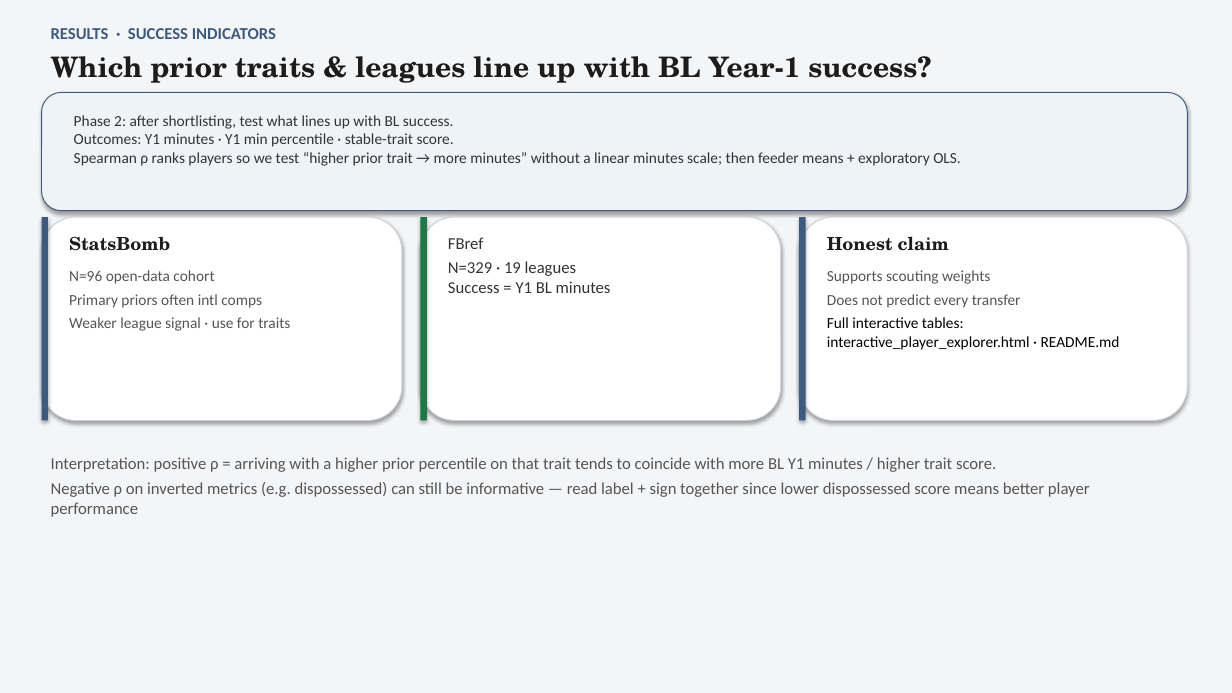
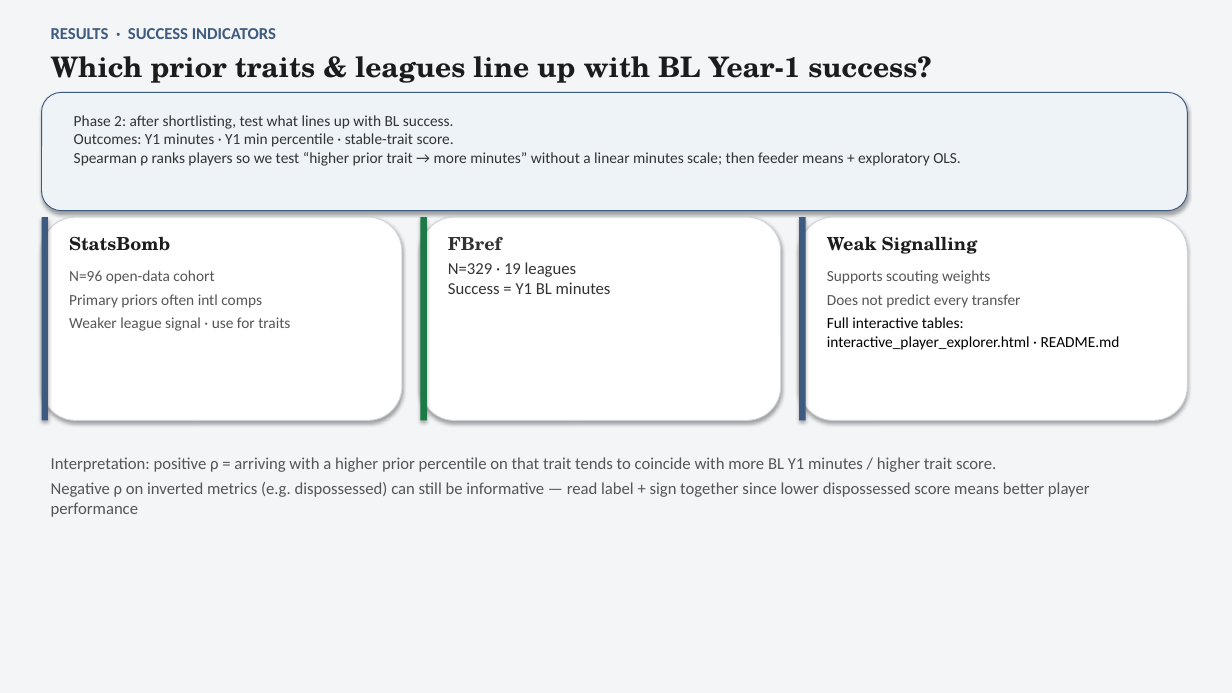
Before and after one commit to colbymorris08/bundesliga-transfer-traits, a slide deck: slide 13 of bundesliga_transfer_traits.pptx. Drawn at 1232x693 pixels with LibreOffice and Linux fonts; fonts in the diff are those of the drawing. Boxes give left, top, right and bottom in pixels: in the first picture for what was removed or moved away, otherwise in the second. Text is boxed around its words. In the diff, an @@ line names an element or a change of style, - is before the commit and + after.

```diff
--- a/bundesliga_transfer_traits.pptx
+++ b/bundesliga_transfer_traits.pptx
@@ text at <box>448,237,502,251</box>: size 13 to 14 pt, font Calibri to TeX Gyre Schola, bold on in "FBref" @@
@@ text at <box>827,236,978,254</box>: text changed @@
-Honest claim
+Weak Signalling
```
Also in this commit, not shown: 11 other slides changed.
